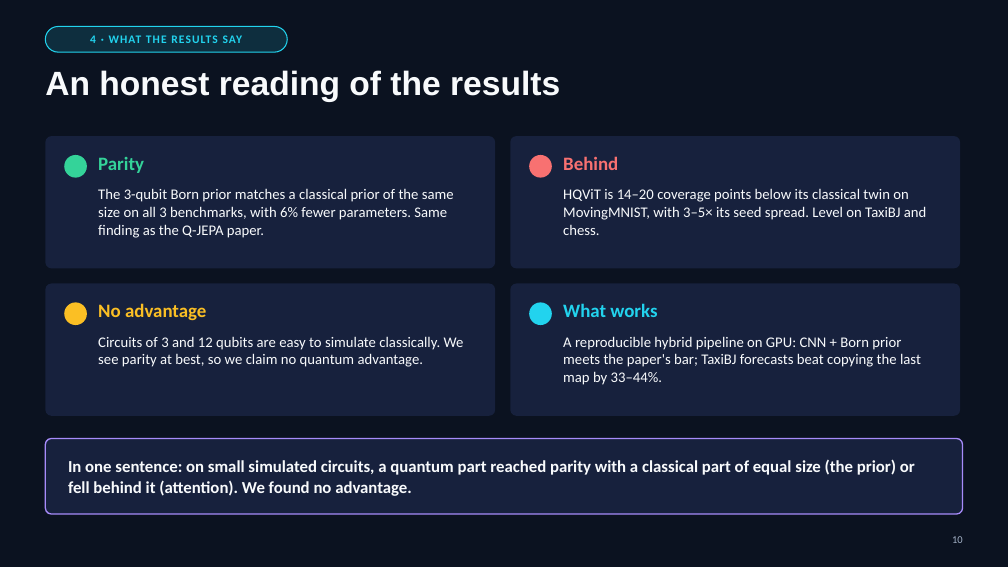
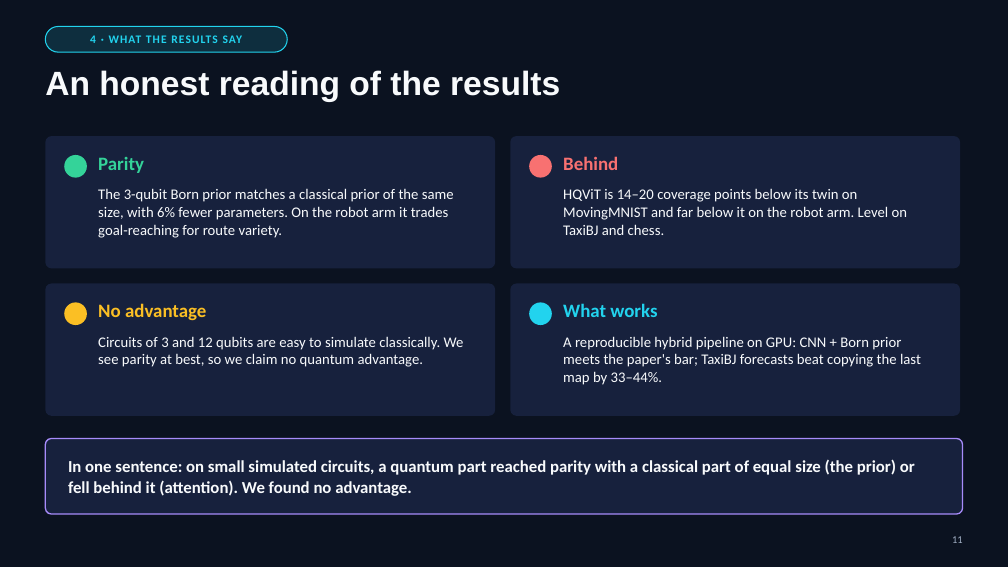
Before and after one commit to Brigada-Inginerilor-Amarati/Q2-JEPA, a slide deck: slide 11 of presentation/Q2-JEPA-demo-day.pptx (slide 10 before the commit). Drawn at 1008x567 pixels with LibreOffice and Linux fonts; fonts in the diff are those of the drawing. Boxes give left, top, right and bottom in pixels: in the first picture for what was removed or moved away, otherwise in the second. Text is boxed around its words. In the diff, an @@ line names an element or a change of style, - is before the commit and + after.

```diff
--- a/presentation/Q2-JEPA-demo-day.pptx
+++ b/presentation/Q2-JEPA-demo-day.pptx
@@ text at (98, 188, 454, 238): text changed @@
-The 3-qubit Born prior matches a classical prior of the same size on all 3 benchmarks, with 6% fewer parameters. Same finding as the Q-JEPA paper.
+The 3-qubit Born prior matches a classical prior of the same size, with 6% fewer parameters. On the robot arm it trades goal-reaching for route variety.
@@ text at (563, 189, 907, 235): text changed @@
-HQViT is 14–20 coverage points below its classical twin on MovingMNIST, with 3–5× its seed spread. Level on TaxiBJ and chess.
+HQViT is 14–20 coverage points below its twin on MovingMNIST and far below it on the robot arm. Level on TaxiBJ and chess.
@@ page number at (952, 536, 963, 543): text changed @@
-10
+11
```
Also in this commit, not shown: 3 other slides changed, 1 slide added.
